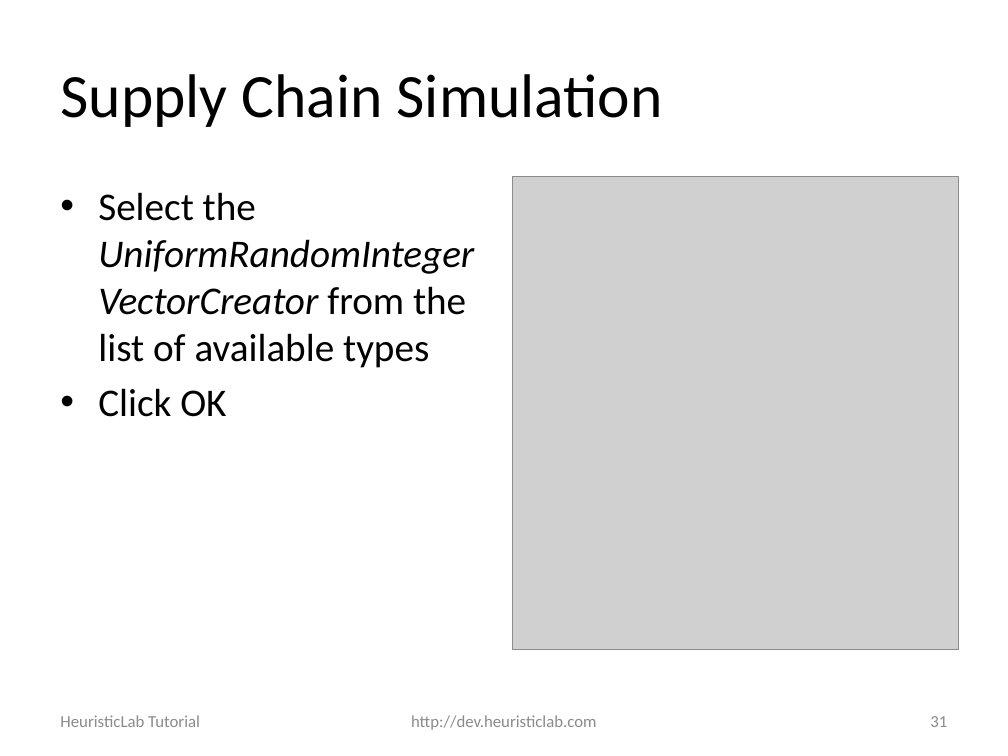
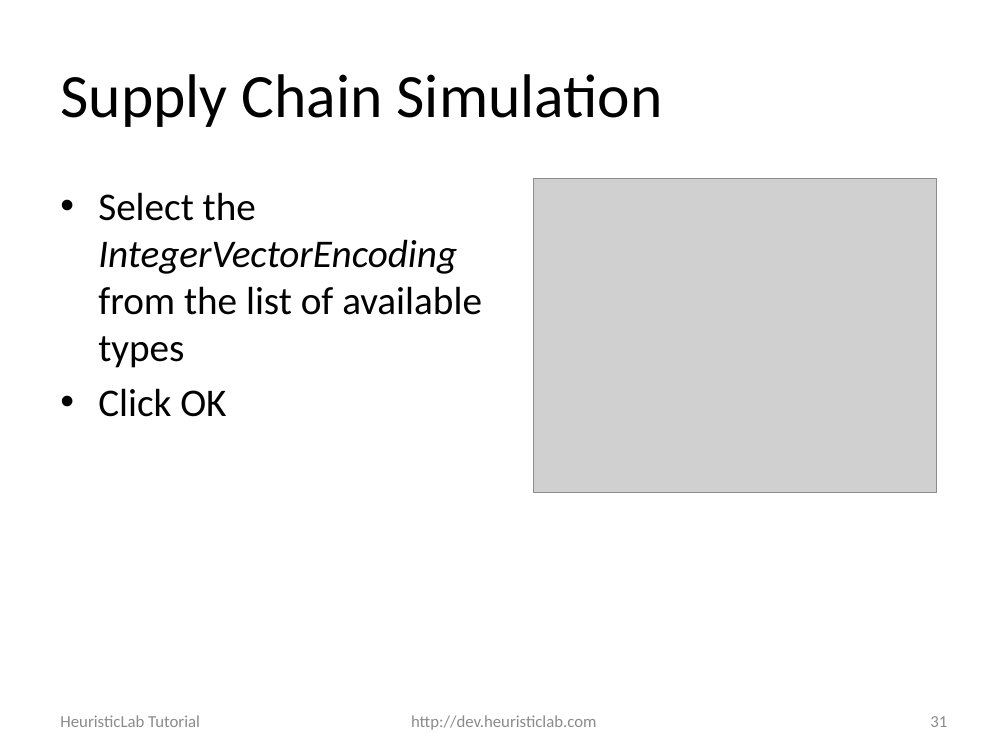
Before and after one commit to heal-research/HeuristicLab, a slide deck: slide 31 of documentation/Tutorials/Optimizing External Applications with HeuristicLab.pptx. Drawn at 1008x756 pixels with LibreOffice and Linux fonts; fonts in the diff are those of the drawing; grey boxes stand for pictures; background and template pictures are left out. Boxes give left, top, right and bottom in pixels: in the first picture for what was removed or moved away, otherwise in the second. Text is boxed around its words. In the diff, an @@ line names an element or a change of style, - is before the commit and + after.

```diff
--- a/documentation/Tutorials/Optimizing External Applications with HeuristicLab.pptx
+++ b/documentation/Tutorials/Optimizing External Applications with HeuristicLab.pptx
@@ picture: place and size @@
-picture at box(512, 176, 959, 650)
+picture at box(533, 178, 936, 492)
@@ text at box(98, 192, 482, 368): text changed @@
-• Select the UniformRandomIntegerVectorCreator from the list of available types
+• Select the IntegerVectorEncoding from the list of available types
```
Also in this commit, not shown: 17 other slides changed, 12 slides removed.
